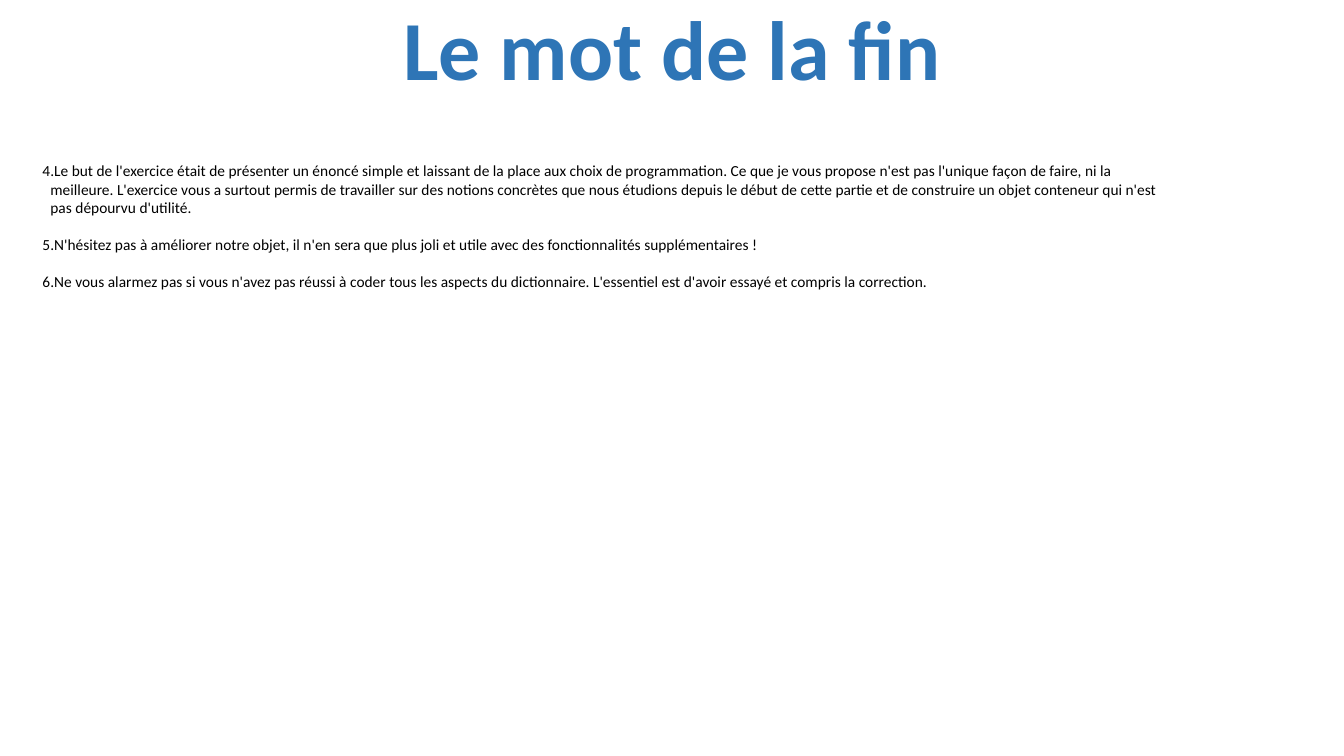
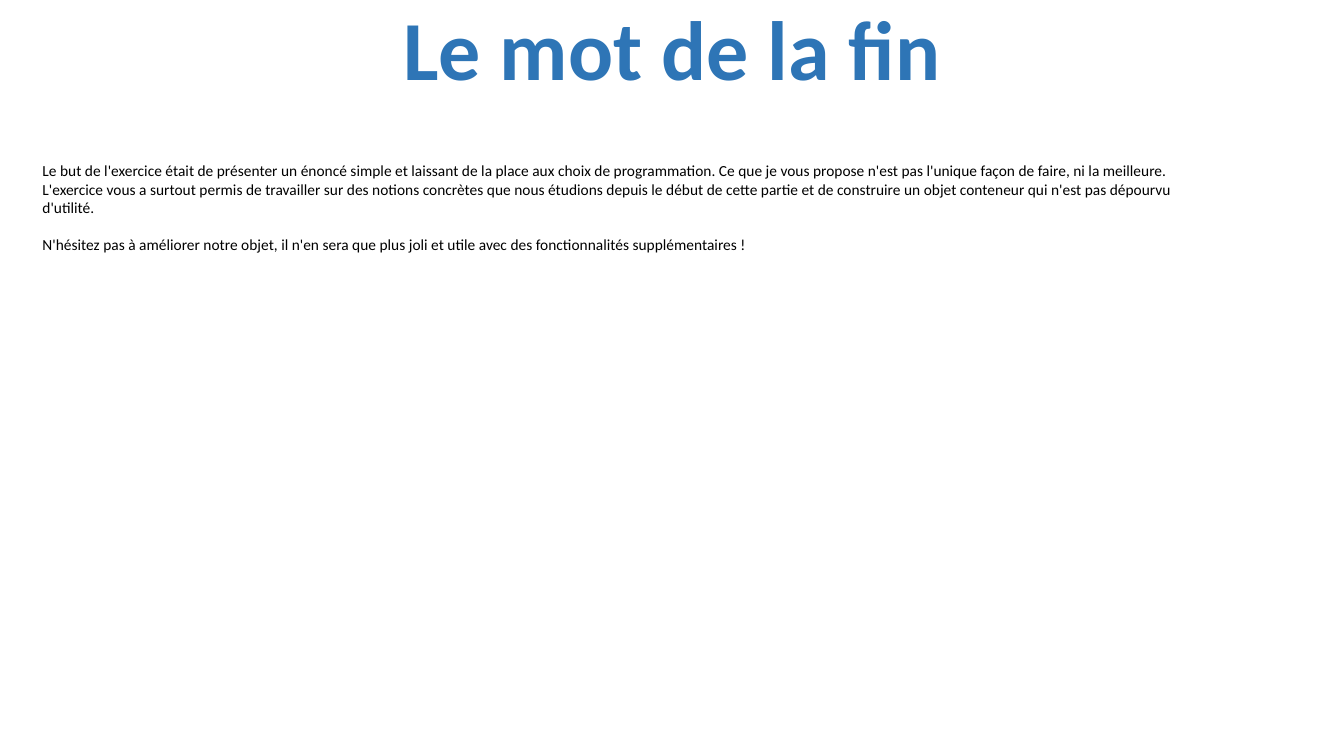
Before and after one commit to julienPalleau/PythonDoc, a slide deck: slide 188 of Python-resume.pptx. Drawn at 1344x756 pixels with LibreOffice and Linux fonts; fonts in the diff are those of the drawing. Boxes give left, top, right and bottom in pixels: in the first picture for what was removed or moved away, otherwise in the second. Text is boxed around its words. In the diff, an @@ line names an element or a change of style, - is before the commit and + after.

```diff
--- a/Python-resume.pptx
+++ b/Python-resume.pptx
@@ text "Le but de l'exercice était ..." at (42, 165, 1171, 253): bullet 1. to none @@
@@ text at (42, 276, 927, 290): paragraph removed @@
-6. Ne vous alarmez pas si vous n'avez pas réussi à coder tous les aspects du dictionnaire. L'essentiel est d'avoir essayé et compris la correction.
```
Also in this commit, not shown: 1 other slide changed, 17 slides added.
